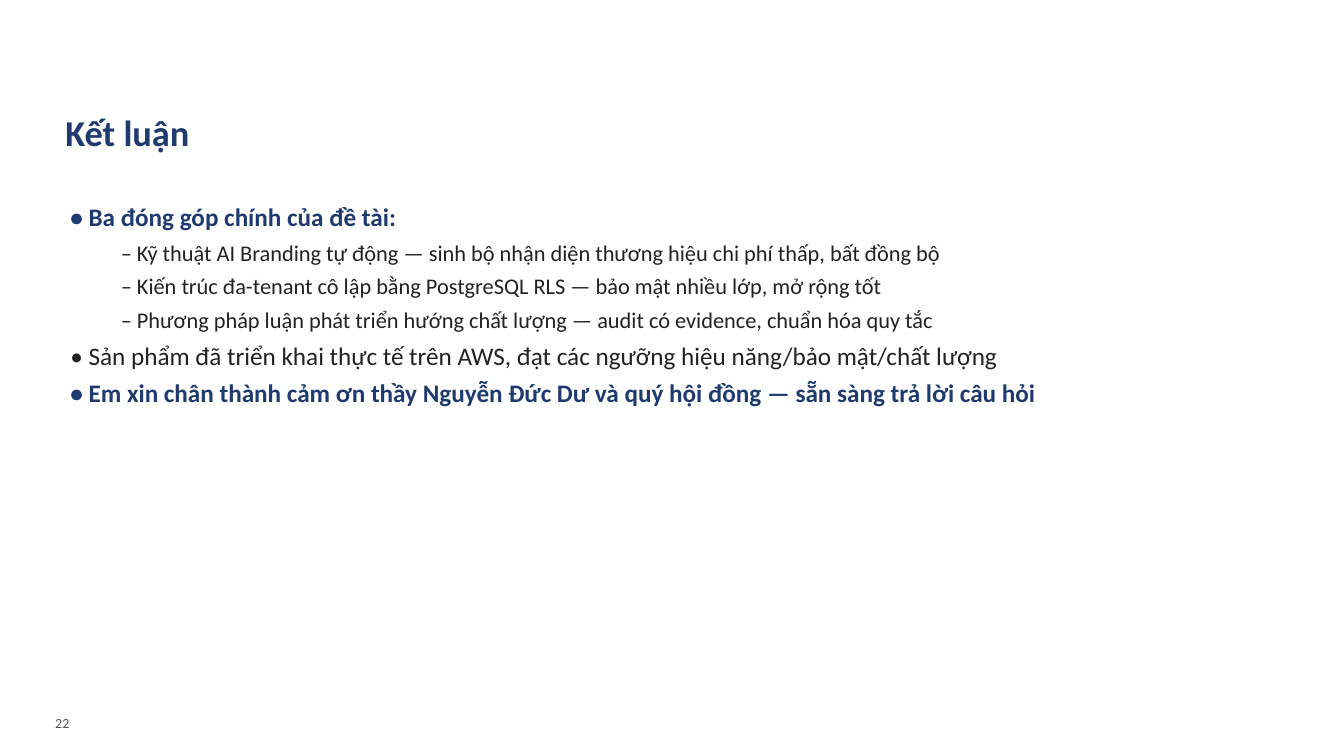
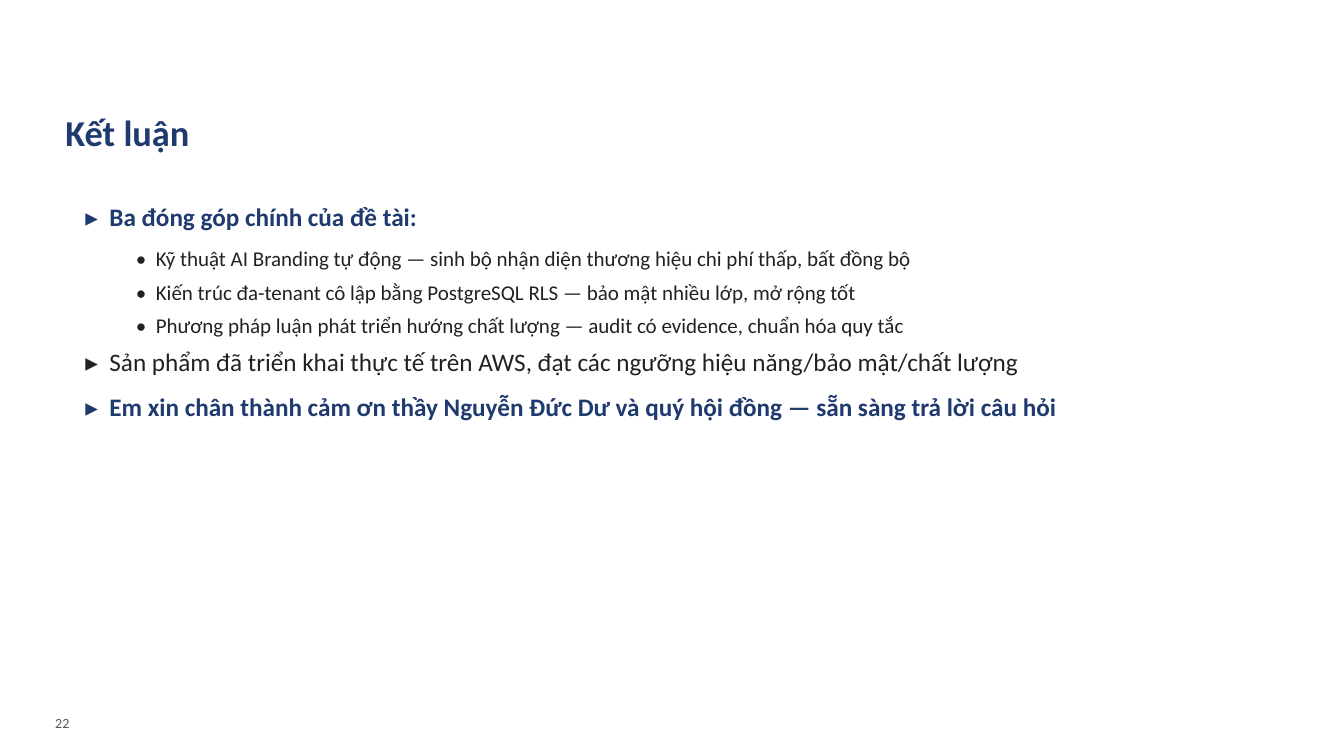
Before and after one commit to VictorAurelius/2026-Kite-Class-Platform, a slide deck: slide 22 of documents/08-thesis/defense/KiteHub-baove-khoaluan-20slide.pptx. Drawn at 1344x756 pixels with LibreOffice and Linux fonts; fonts in the diff are those of the drawing; background and template pictures are left out. Boxes give left, top, right and bottom in pixels: in the first picture for what was removed or moved away, otherwise in the second. Text is boxed around its words. In the diff, an @@ line names an element or a change of style, - is before the commit and + after.

Commit message:
docs(thesis): defense deck v4 — nâng cấp design system
- Agenda: vòng số + thanh thay bullet phẳng
- Sơ đồ tối (C4/defense/ERD/state/AWS/CI): đóng khung panel trắng + phóng to,
  tách khỏi nền sóng (hết lềnh bềnh)
- KPI: 4 thẻ số lớn (86/93/90/≥100k) thay bảng nhạt
- Bullet: font lớn hơn, giãn dòng, marker ▸ sạch
- Verify thị giác toàn 22 slide qua PIL renderer (đã mở rộng vẽ autoshape)

```diff
--- a/documents/08-thesis/defense/KiteHub-baove-khoaluan-20slide.pptx
+++ b/documents/08-thesis/defense/KiteHub-baove-khoaluan-20slide.pptx
@@ text at (109, 207, 1056, 421): text changed; size 16 to 15 pt @@
-• Ba đóng góp chính của đề tài:
-  – Kỹ thuật AI Branding tự động — sinh bộ nhận diện thương hiệu chi phí thấp, bất đồng bộ
-  – Kiến trúc đa-tenant cô lập bằng PostgreSQL RLS — bảo mật nhiều lớp, mở rộng tốt
-  – Phương pháp luận phát triển hướng chất lượng — audit có evidence, chuẩn hóa quy tắc
-• Sản phẩm đã triển khai thực tế trên AWS, đạt các ngưỡng hiệu năng/bảo mật/chất lượng
-• Em xin chân thành cảm ơn thầy Nguyễn Đức Dư và quý hội đồng — sẵn sàng trả lời câu hỏi
+▸ Ba đóng góp chính của đề tài:
+  • Kỹ thuật AI Branding tự động — sinh bộ nhận diện thương hiệu chi phí thấp, bất đồng bộ
+  • Kiến trúc đa-tenant cô lập bằng PostgreSQL RLS — bảo mật nhiều lớp, mở rộng tốt
+  • Phương pháp luận phát triển hướng chất lượng — audit có evidence, chuẩn hóa quy tắc
+▸ Sản phẩm đã triển khai thực tế trên AWS, đạt các ngưỡng hiệu năng/bảo mật/chất lượng
+▸ Em xin chân thành cảm ơn thầy Nguyễn Đức Dư và quý hội đồng — sẵn sàng trả lời câu hỏi
```
Also in this commit, not shown: 15 other slides changed, 1 other file.
